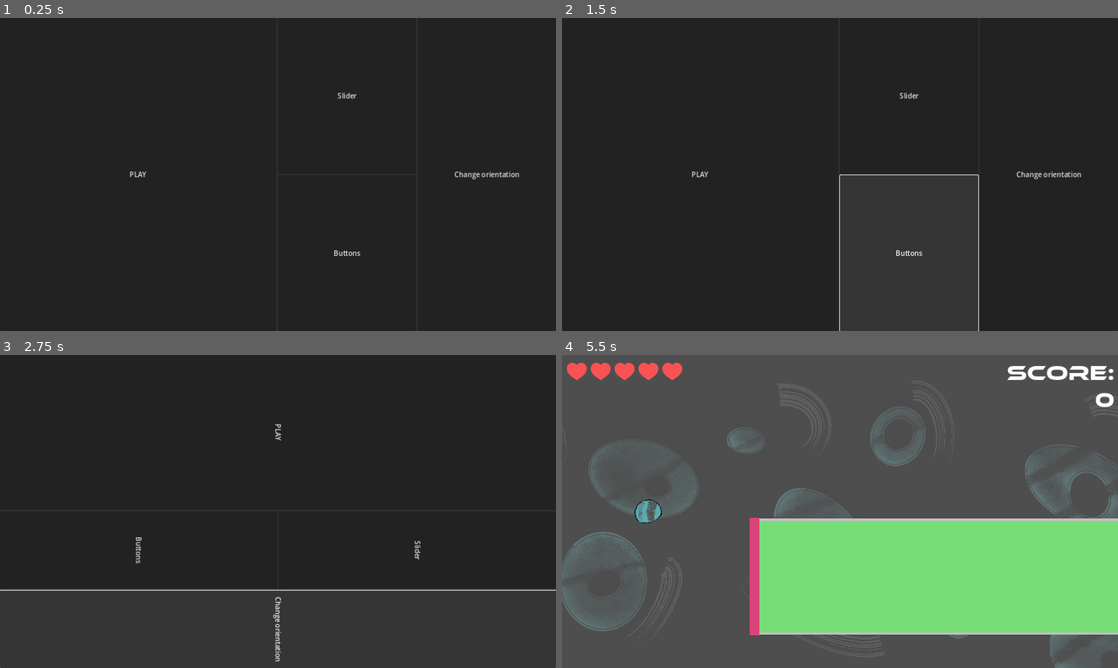
Above: before the commit, frames 1-4 (two rows, left to right).
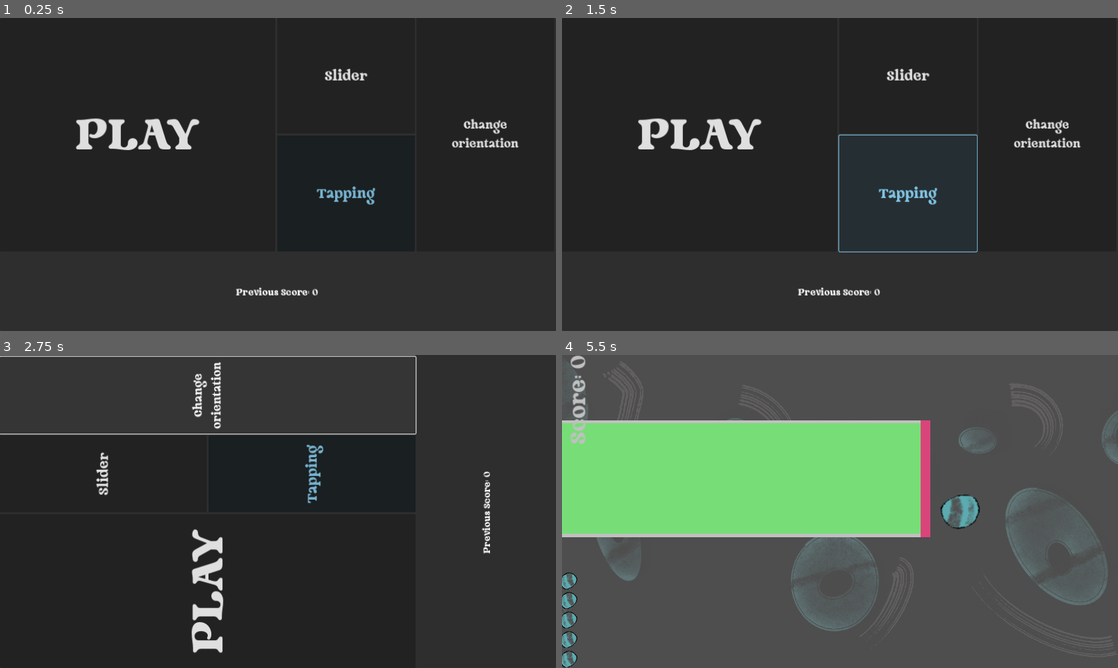
Above: after the commit, the same moments.

Repository: mauro-vb/mobile-game-project
Game: Godot game, scene res://scenes/ui/temp_menu.tscn
Two runs of this game, one before a commit and one after it. Both use one fixed random seed, a clock stepped at 60 frames per second and the inputs below.
Inputs (mouse positions are in pixels of both pictures, inside the frame that each line leads up to):
- Up to frame 1 (0.25 s): no input
- Up to frame 2 (1.5 s): click "Slider" at 0.5 s; click "Buttons" (after the commit: "Tapping") at 1.25 s
- Up to frame 3 (2.75 s): click "Change orientation" at 2 s
- Up to frame 4 (5.5 s): click "PLAY" at 2.75 s; move the mouse to (962, 495) at 3.52 s; hold Up (up) 3.53-4.28 s; move the mouse to (728, 527) at 4.27 s; hold Down (down) 4.28-5.03 s; move the mouse to (895, 442) at 5.02 s; hold Up (up) from 5.03 s (still down)

The runs differ from the first frame. In frame 1, 2.5% of the frame differs, in the area x 13-94%, y 16-89%; in frame 2, 3.0%; in frame 3, 3.7%; in frame 4, 50%, in the area x 0-100%, y 0-100%.

Commit message:
fixed up everything, pilot ready to be sent out

Diff:
--- a/project.godot
+++ b/project.godot
@@ -32,6 +32,10 @@
 
 project/assembly_name="MOB_Game"
 
+[gui]
+
+theme/custom_font="res://assets/fonts/SS Rainbow.otf"
+
 [input]
 
 up={
--- /dev/null
+++ b/scenes/consumables/consumable.tscn
@@ -0,0 +1,20 @@
+[gd_scene load_steps=4 format=3 uid="uid://c14k226kldf76"]
+
+[ext_resource type="Script" path="res://scripts/consumables/base_consumable.gd" id="1_2m27m"]
+[ext_resource type="Texture2D" uid="uid://c61jkqewx7lda" path="res://assets/sprites/output.png" id="2_6gncq"]
+
+[sub_resource type="CircleShape2D" id="CircleShape2D_d54db"]
+
+[node name="Consumable" type="Node2D" node_paths=PackedStringArray("area")]
+script = ExtResource("1_2m27m")
+area = NodePath("Area2D")
+base_speed = 7
+
+[node name="Area2D" type="Area2D" parent="."]
+
+[node name="CollisionShape2D" type="CollisionShape2D" parent="Area2D"]
+shape = SubResource("CircleShape2D_d54db")
+
+[node name="Sprite2D" type="Sprite2D" parent="."]
+rotation = -0.820305
+texture = ExtResource("2_6gncq")
--- a/scenes/main.tscn
+++ b/scenes/main.tscn
@@ -1,10 +1,11 @@
-[gd_scene load_steps=6 format=3 uid="uid://d372d30v65ab3"]
+[gd_scene load_steps=7 format=3 uid="uid://d372d30v65ab3"]
 
 [ext_resource type="Script" path="res://scripts/main.gd" id="1_dqbwn"]
 [ext_resource type="PackedScene" uid="uid://osjos5q8palv" path="res://scenes/player.tscn" id="1_g5a11"]
 [ext_resource type="PackedScene" uid="uid://b1fn3eh2q2f4t" path="res://scenes/ui/hud.tscn" id="3_ooqh2"]
 [ext_resource type="Script" path="res://scripts/obstacle_gen.gd" id="3_uqulu"]
 [ext_resource type="PackedScene" uid="uid://bayji16wyrmmi" path="res://scenes/parallax_background.tscn" id="5_fo8ab"]
+[ext_resource type="AudioStream" uid="uid://bon00hqqrqma0" path="res://assets/sound/temp_theme.mp3" id="6_ewrmh"]
 
 [node name="Main" type="Node2D"]
 script = ExtResource("1_dqbwn")
@@ -33,4 +34,8 @@
 
 [node name="ParallaxBackground" parent="." instance=ExtResource("5_fo8ab")]
 
+[node name="BgMusic" type="AudioStreamPlayer2D" parent="."]
+stream = ExtResource("6_ewrmh")
+autoplay = true
+
 [connection signal="timeout" from="ObstacleGen/Timer" to="ObstacleGen" method="_on_timer_timeout"]
--- a/scenes/player.tscn
+++ b/scenes/player.tscn
@@ -1,10 +1,12 @@
-[gd_scene load_steps=8 format=3 uid="uid://osjos5q8palv"]
+[gd_scene load_steps=10 format=3 uid="uid://osjos5q8palv"]
 
 [ext_resource type="Script" path="res://scripts/player.gd" id="1_bsgab"]
 [ext_resource type="Script" path="res://scripts/components/health_component.gd" id="1_inuh8"]
 [ext_resource type="Script" path="res://scripts/components/hitbox_component.gd" id="2_2tfcn"]
 [ext_resource type="Shader" path="res://shaders/flash.gdshader" id="2_wicmm"]
 [ext_resource type="Texture2D" uid="uid://c61jkqewx7lda" path="res://assets/sprites/output.png" id="5_hnqff"]
+[ext_resource type="AudioStream" uid="uid://cusx8d3mrorym" path="res://assets/sound/pinball.mp3" id="6_8b3r3"]
+[ext_resource type="AudioStream" uid="uid://cm6pjmsab4c2l" path="res://assets/sound/error.mp3" id="7_2h8hl"]
 
 [sub_resource type="RectangleShape2D" id="RectangleShape2D_0ewfx"]
 size = Vector2(30, 30)
@@ -21,21 +23,29 @@
 
 [node name="Health" type="Node2D" parent="."]
 script = ExtResource("1_inuh8")
-health = 10
+health = 5
 
 [node name="HitBox" type="Area2D" parent="." node_paths=PackedStringArray("health_component")]
 script = ExtResource("2_2tfcn")
 health_component = NodePath("../Health")
 
 [node name="CollisionShape2D" type="CollisionShape2D" parent="HitBox"]
+scale = Vector2(1.6, 1.6)
 shape = SubResource("RectangleShape2D_0ewfx")
 
 [node name="CollisionShape2D" type="CollisionShape2D" parent="."]
+scale = Vector2(1.6, 1.6)
 shape = SubResource("RectangleShape2D_0ewfx")
 
 [node name="TempSprite" type="Sprite2D" parent="."]
 material = SubResource("ShaderMaterial_uavc1")
-position = Vector2(-7.62939e-06, 7.62939e-06)
 rotation = 3.14159
-scale = Vector2(1.5875, 1.5875)
+scale = Vector2(2.275, 2.275)
 texture = ExtResource("5_hnqff")
+
+[node name="BounceSound" type="AudioStreamPlayer" parent="."]
+stream = ExtResource("6_8b3r3")
+volume_db = -7.0
+
+[node name="ErrorSound" type="AudioStreamPlayer2D" parent="."]
+stream = ExtResource("7_2h8hl")
--- a/scenes/spikes.tscn
+++ /dev/null
@@ -1,30 +0,0 @@
-[gd_scene load_steps=4 format=3 uid="uid://luug611wdw26"]
-
-[sub_resource type="GDScript" id="GDScript_2h8gf"]
-script/source = "extends Area2D
-class_name Spikes
-
-@export var damage = 1
-
-
-
-
-func _on_body_entered(body):
-	body.hurt()
-"
-
-[sub_resource type="CanvasTexture" id="CanvasTexture_vm1a8"]
-
-[sub_resource type="CapsuleShape2D" id="CapsuleShape2D_oi8rb"]
-
-[node name="Spikes" type="Area2D"]
-script = SubResource("GDScript_2h8gf")
-
-[node name="Sprite2D" type="Sprite2D" parent="."]
-scale = Vector2(20, 30)
-texture = SubResource("CanvasTexture_vm1a8")
-
-[node name="CollisionShape2D" type="CollisionShape2D" parent="."]
-shape = SubResource("CapsuleShape2D_oi8rb")
-
-[connection signal="body_entered" from="." to="." method="_on_body_entered"]
--- a/scenes/ui/hud.tscn
+++ b/scenes/ui/hud.tscn
@@ -1,9 +1,9 @@
 [gd_scene load_steps=5 format=3 uid="uid://b1fn3eh2q2f4t"]
 
-[ext_resource type="FontFile" uid="uid://s6bqa01kltrc" path="res://assets/ethnocentric rg.otf" id="1_6hppt"]
+[ext_resource type="Script" path="res://scripts/ui/hud.gd" id="1_p8no5"]
 [ext_resource type="Script" path="res://scripts/ui/score.gd" id="2_kmpmg"]
 [ext_resource type="Script" path="res://scripts/ui/health.gd" id="3_85hfi"]
-[ext_resource type="Texture2D" uid="uid://ba0b5omijrp0e" path="res://assets/icons/heart-full.png" id="4_5bpwf"]
+[ext_resource type="Texture2D" uid="uid://c0cpsc1xd2d72" path="res://assets/sprites/tmp_player.png" id="3_ljqg5"]
 
 [node name="Hud" type="Control"]
 layout_mode = 3
@@ -13,56 +13,55 @@
 grow_horizontal = 2
 grow_vertical = 2
 size_flags_horizontal = 4
+script = ExtResource("1_p8no5")
 
-[node name="Score" type="Label" parent="."]
-layout_mode = 1
-anchors_preset = 1
-anchor_left = 1.0
-anchor_right = 1.0
-offset_left = -320.0
-offset_top = 10.0
-offset_right = -8.0
-offset_bottom = 131.0
-grow_horizontal = 0
-theme_override_fonts/font = ExtResource("1_6hppt")
-theme_override_font_sizes/font_size = 48
-text = "Score:
-0"
-horizontal_alignment = 2
-script = ExtResource("2_kmpmg")
-metadata/_edit_group_ = true
+[node name="PanelContainer" type="PanelContainer" parent="."]
+self_modulate = Color(1, 1, 1, 0)
+layout_mode = 0
+offset_right = 1280.0
+offset_bottom = 720.0
 
-[node name="HeartContainer" type="HBoxContainer" parent="."]
-layout_mode = 1
-offset_left = 5.0
-offset_top = 10.0
-offset_right = 275.0
-offset_bottom = 60.0
+[node name="HealthScoreContainer" type="HBoxContainer" parent="PanelContainer"]
+layout_mode = 2
+
+[node name="HeartContainer" type="HBoxContainer" parent="PanelContainer/HealthScoreContainer"]
+layout_mode = 2
+size_flags_horizontal = 3
 theme_override_constants/separation = 5
 script = ExtResource("3_85hfi")
 metadata/_edit_group_ = true
 
-[node name="Heart1" type="TextureRect" parent="HeartContainer"]
+[node name="Heart1" type="TextureRect" parent="PanelContainer/HealthScoreContainer/HeartContainer"]
 layout_mode = 2
-texture = ExtResource("4_5bpwf")
+texture = ExtResource("3_ljqg5")
 stretch_mode = 2
 
-[node name="Heart2" type="TextureRect" parent="HeartContainer"]
+[node name="Heart2" type="TextureRect" parent="PanelContainer/HealthScoreContainer/HeartContainer"]
 layout_mode = 2
-texture = ExtResource("4_5bpwf")
+texture = ExtResource("3_ljqg5")
 stretch_mode = 2
 
-[node name="Heart3" type="TextureRect" parent="HeartContainer"]
+[node name="Heart3" type="TextureRect" parent="PanelContainer/HealthScoreContainer/HeartContainer"]
 layout_mode = 2
-texture = ExtResource("4_5bpwf")
+texture = ExtResource("3_ljqg5")
 stretch_mode = 2
 
-[node name="Heart4" type="TextureRect" parent="HeartContainer"]
+[node name="Heart4" type="TextureRect" parent="PanelContainer/HealthScoreContainer/HeartContainer"]
 layout_mode = 2
-texture = ExtResource("4_5bpwf")
+texture = ExtResource("3_ljqg5")
 stretch_mode = 2
 
-[node name="Heart5" type="TextureRect" parent="HeartContainer"]
+[node name="Heart5" type="TextureRect" parent="PanelContainer/HealthScoreContainer/HeartContainer"]
 layout_mode = 2
-texture = ExtResource("4_5bpwf")
+texture = ExtResource("3_ljqg5")
 stretch_mode = 2
+
+[node name="Score" type="Label" parent="PanelContainer/HealthScoreContainer"]
+modulate = Color(0.752941, 0.752941, 0.752941, 1)
+layout_mode = 2
+size_flags_vertical = 1
+theme_override_font_sizes/font_size = 48
+text = "Score: 0"
+horizontal_alignment = 2
+script = ExtResource("2_kmpmg")
+metadata/_edit_group_ = true
--- a/scenes/ui/slider.tscn
+++ b/scenes/ui/slider.tscn
@@ -2,22 +2,22 @@
 
 [ext_resource type="Script" path="res://scripts/ui/slider.gd" id="1_rual7"]
 [ext_resource type="Script" path="res://scripts/ui/slider_knob.gd" id="2_1rof0"]
+[ext_resource type="Texture2D" uid="uid://c61jkqewx7lda" path="res://assets/sprites/output.png" id="2_wln8j"]
 
 [sub_resource type="CanvasTexture" id="CanvasTexture_s8peq"]
-
-[sub_resource type="PlaceholderTexture2D" id="PlaceholderTexture2D_s7r0d"]
 
 [node name="Slider" type="Node2D"]
 script = ExtResource("1_rual7")
 
 [node name="Line" type="Sprite2D" parent="."]
+modulate = Color(0.752941, 0.752941, 0.752941, 1)
 scale = Vector2(3.3125, 270.988)
 texture = SubResource("CanvasTexture_s8peq")
 
 [node name="Knob" type="Sprite2D" parent="."]
-position = Vector2(1.90735e-06, 1.90735e-06)
-scale = Vector2(40.4375, 40.4375)
-texture = SubResource("PlaceholderTexture2D_s7r0d")
+rotation = 1.85005
+scale = Vector2(1.20786, 1.30944)
+texture = ExtResource("2_wln8j")
 script = ExtResource("2_1rof0")
 
 [node name="Button" type="Button" parent="."]
--- a/scenes/ui/temp_menu.tscn
+++ b/scenes/ui/temp_menu.tscn
@@ -16,32 +16,53 @@
 offset_right = 1280.0
 offset_bottom = 720.0
 
-[node name="HBoxContainer" type="HBoxContainer" parent="PanelContainer"]
+[node name="VBoxContainer" type="VBoxContainer" parent="PanelContainer"]
 layout_mode = 2
 
-[node name="Button" type="Button" parent="PanelContainer/HBoxContainer"]
+[node name="HBoxContainer" type="HBoxContainer" parent="PanelContainer/VBoxContainer"]
+layout_mode = 2
+size_flags_vertical = 3
+size_flags_stretch_ratio = 3.0
+
+[node name="Button" type="Button" parent="PanelContainer/VBoxContainer/HBoxContainer"]
 layout_mode = 2
 size_flags_horizontal = 3
 size_flags_stretch_ratio = 2.0
+theme_override_font_sizes/font_size = 100
 text = "PLAY
 "
 
-[node name="VBoxContainer" type="VBoxContainer" parent="PanelContainer/HBoxContainer"]
+[node name="VBoxContainer" type="VBoxContainer" parent="PanelContainer/VBoxContainer/HBoxContainer"]
 layout_mode = 2
 size_flags_horizontal = 3
 
-[node name="Button" type="Button" parent="PanelContainer/HBoxContainer/VBoxContainer"]
+[node name="Button" type="Button" parent="PanelContainer/VBoxContainer/HBoxContainer/VBoxContainer"]
 layout_mode = 2
 size_flags_vertical = 3
+theme_override_font_sizes/font_size = 30
 text = "Slider"
 
-[node name="Button2" type="Button" parent="PanelContainer/HBoxContainer/VBoxContainer"]
+[node name="Button2" type="Button" parent="PanelContainer/VBoxContainer/HBoxContainer/VBoxContainer"]
 layout_mode = 2
 size_flags_vertical = 3
-text = "Buttons"
+theme_override_font_sizes/font_size = 30
+text = "Tapping
+"
 
-[node name="OrientationButton" type="Button" parent="PanelContainer/HBoxContainer"]
+[node name="OrientationButton" type="Button" parent="PanelContainer/VBoxContainer/HBoxContainer"]
 layout_mode = 2
 size_flags_horizontal = 3
-text = "Change orientation
+theme_override_font_sizes/font_size = 25
+text = "Change
+orientation
 "
+
+[node name="VBoxContainer2" type="VBoxContainer" parent="PanelContainer/VBoxContainer/HBoxContainer"]
+layout_mode = 2
+
+[node name="Label" type="Label" parent="PanelContainer/VBoxContainer"]
+layout_mode = 2
+size_flags_vertical = 6
+theme_override_font_sizes/font_size = 20
+horizontal_alignment = 1
+vertical_alignment = 1
--- a/scripts/components/health_component.gd
+++ b/scripts/components/health_component.gd
@@ -9,13 +9,15 @@
 		if health <= 0:
 			health_depleted.emit()
 
-var max_health = health
+@onready var max_health = health
 
 func damage(damage_amount:int):
 	health -= damage_amount
 
 func heal(healing_amount:int):
 	health += healing_amount
+	if health > max_health:
+		health = max_health
 
 # create signals
 signal health_changed
--- a/scripts/consumables/base_consumable.gd
+++ b/scripts/consumables/base_consumable.gd
@@ -7,8 +7,6 @@
 
 var speed
 var time_passed := 0.0
-
-signal consumed
 
 func _ready():
 	speed = base_speed
@@ -21,4 +19,5 @@
 
 func consume(body):
 	if body is Player:
-		consumed.emit()
+		body.health.heal(1)
+		queue_free()
--- /dev/null
+++ b/scripts/consumables/consumable_sprite.gd
@@ -0,0 +1,7 @@
+extends Sprite2D
+
+var color_tween = create_tween()
+
+# Called when the node enters the scene tree for the first time.
+func _ready():
+	rotation_degrees = randi()
--- a/scripts/consumables/slow_down_consumable.gd
+++ b/scripts/consumables/slow_down_consumable.gd
@@ -2,7 +2,6 @@
 
 func consume(body):
 	if body is Player:
-		consumed.emit()
 		body.flash("purple",.2,5)
 		for platform in get_tree().get_nodes_in_group("platforms"):
 			platform.speed = platform.base_speed / 3
--- a/scripts/game_parameters.gd
+++ b/scripts/game_parameters.gd
@@ -5,8 +5,10 @@
 
 const WINDOW_WIDTH = 1280.0
 
-const PLAYER_SIZE = 30
+const PLAYER_SIZE = 45
 
 var orientation = 0 # landscape 0 portrait 1
 
 var CONTROLS_TYPE = "buttons"
+
+var LastScore := 0
--- a/scripts/main.gd
+++ b/scripts/main.gd
@@ -1,13 +1,19 @@
 extends Node2D
 
 @onready var player = $Player
+var slider_y_pos = 150
 # Called when the node enters the scene tree for the first time.
 func _ready():
 	player.health.health_depleted.connect(game_over)
+	if GameParameters.orientation == 1:
+		rotation_degrees = 180
+		position = Vector2(GameParameters.WINDOW_WIDTH, GameParameters.WINDOW_HEIGHT)
 	if GameParameters.CONTROLS_TYPE == "slider":
 		var slider = preload("res://scenes/ui/slider.tscn").instantiate()
 		slider.scale = Vector2(2,2)
-		slider.global_position = Vector2(GameParameters.WINDOW_WIDTH - 120, GameParameters.WINDOW_HEIGHT / 2)
+		slider.global_position = Vector2(GameParameters.WINDOW_WIDTH - slider_y_pos, GameParameters.WINDOW_HEIGHT / 2)
+		if GameParameters.orientation == 1:
+			slider.global_position = Vector2(slider_y_pos, GameParameters.WINDOW_HEIGHT / 2)
 		add_child(slider)
 		player.slider = slider
 	if GameParameters.CONTROLS_TYPE == "buttons":
--- a/scripts/obstacle_gen.gd
+++ b/scripts/obstacle_gen.gd
@@ -9,7 +9,9 @@
 					"big_healthy":preload("res://scenes/obstacles/big_healthy_platform.tscn")
 					}
 
-var consumable_dict:= {"test":preload("res://scenes/consumables/slow_down_consumable.tscn")}
+var consumable_dict:= {"test":preload("res://scenes/consumables/slow_down_consumable.tscn"),
+						"health":preload("res://scenes/consumables/consumable.tscn")
+						}
 
 
 func _ready():
@@ -35,11 +37,15 @@
 	add_child(obstacle)
 
 func spawn_consumable(consumable_name, y = 300, x_displacement=0):
+
 	var consumable = consumable_dict[consumable_name].instantiate()
-	consumable.position = Vector2(SPAWN_LINE_X+x_displacement, y)
+	consumable.position = Vector2(SPAWN_LINE_X+x_displacement, randi_range(200, 500))
+	consumable.rotation_degrees = randi()
 	add_child(consumable)
 
 func _on_timer_timeout():
+	if randf() > .92:
+		spawn_consumable("health")
 	var rand = randf()
 	if rand >= .75:
 		spawn_obstacle("big_healthy")
--- a/scripts/obstacles/spiked_platform.gd
+++ b/scripts/obstacles/spiked_platform.gd
@@ -45,8 +45,8 @@
 	sprite.material.set_shader_parameter("color", Color("Red"))
 	flash_tween.tween_method(set_flash_state, 0,1,.2)
 	if body is Player:
-		body.velocity.y = 0
-		body.health.damage(1)
+		body.error_sound.play()
+		body.hurt()
 		speed = base_speed/2
 		await get_tree().create_timer(.2).timeout
 		queue_free()
@@ -55,6 +55,8 @@
 	if bounceable:
 		if body is Player:
 			body.bounce()
+			if not body.error_sound.playing:
+				body.block_sound.play()
 			bounce_area.damage(body.damage)
 			body.in_obstacle_area = true
 			body.velocity.y += spring_force if body.velocity.y > 0 else -spring_force
--- a/scripts/parallax_background.gd
+++ b/scripts/parallax_background.gd
@@ -3,4 +3,7 @@
 @export var speed := 100
 
 func _process(delta):
-	scroll_offset.x -= speed * delta
+	if GameParameters.orientation == 0:
+		scroll_offset.x -= speed * delta
+	else:
+		scroll_offset.x += speed * delta
--- a/scripts/player.gd
+++ b/scripts/player.gd
@@ -10,7 +10,8 @@
 
 var set_flash_state = func(v): sprite.material.set_shader_parameter("flashState", v)
 
-
+@onready var block_sound = $BounceSound
+@onready var error_sound = $ErrorSound
 @onready var sprite = $TempSprite
 
 var slider
@@ -19,25 +20,29 @@
 @export var health : HealthComponent
 
 func _ready() -> void:
-	position.y = 360
+	position.x = 2*(GameParameters.WINDOW_WIDTH / 7)
+	position.y = GameParameters.WINDOW_HEIGHT / 2
 	add_to_group("player")
 
 func wants_move_up() -> bool:
 	if slider:
 		return slider.smooth_control_up(position.y)
 	elif buttons:
-		return buttons.up_pressing
+		return buttons.up_pressing if GameParameters.orientation == 0 else buttons.down_pressing
 	return Input.is_action_pressed("up")
 
 func wants_move_down() -> bool:
 	if slider:
 		return slider.smooth_control_down(position.y)
 	elif buttons:
-		return buttons.down_pressing
+		return buttons.down_pressing if GameParameters.orientation == 0 else buttons.up_pressing
 	return Input.is_action_pressed("down")
 
 func hurt() -> void:
 	self.velocity.y = 0
+	health.damage(1)
+	flash(Color(1,1,1,.35), .3,2)
+
 
 func _process(_delta) -> void:
 	if velocity.y > 0:
@@ -47,7 +52,6 @@
 
 func _physics_process(_delta) -> void:
 	velocity.x = 0
-	position.x = 200
 	velocity.y = MAX_SPEED if velocity.y > MAX_SPEED else velocity.y
 	var decelerate = func(): velocity.y = lerp(velocity.y, 0.0, .07) # Lambda function to decelerate
 	# Get the input direction and handle the movement/deceleration.
@@ -84,11 +88,12 @@
 	flash_tween.tween_method(set_flash_state, 0,1,duration/2)
 	flash_tween.tween_method(set_flash_state, 1,0,duration/2)
 
+
 func bounce() -> void:
 	var animation_tween = create_tween()
 	var animation_length := .1
-	animation_tween.tween_property(sprite, "scale:x", 3.0, animation_length/2)
+	animation_tween.tween_property(sprite, "scale:x", 3.6, animation_length/2)
 	animation_tween.parallel().tween_property(sprite, "scale:y", .5, animation_length/2)
 
-	animation_tween.tween_property(sprite, "scale:x", 1.587, animation_length/2)
-	animation_tween.parallel().tween_property(sprite, "scale:y", 1.587, animation_length/2)
+	animation_tween.tween_property(sprite, "scale:x", 2.275, animation_length/2)
+	animation_tween.parallel().tween_property(sprite, "scale:y", 2.275, animation_length/2)
--- a/scripts/ui/health.gd
+++ b/scripts/ui/health.gd
@@ -1,16 +1,17 @@
 extends HBoxContainer
 
-enum MODES {simple, empty, partial}
+#enum MODES {simple, empty, partial}
 
 var heart_full = preload("res://assets/icons/heart-full.png")
 var heart_empty = preload("res://assets/icons/heart-broken.png")
 var heart_half = preload("res://assets/icons/heart-half.png")
+var player_health = preload("res://assets/sprites/tmp_player.png")
 @onready var player = get_tree().get_nodes_in_group("player")[0]
 
 func _ready():
 	player.health.health_changed.connect(update_health)
 
-func update_health():
+func update_health_():
 	var value = player.health.health
 	for i in get_child_count():
 		if value > i * 2 + 1:
@@ -19,3 +20,12 @@
 			get_child(i).texture = heart_half
 		else:
 			get_child(i).texture = heart_empty
+
+func update_health():
+	var value = player.health.health
+	for i in range(get_child_count()):
+		if value > i:
+			get_child(i).texture = player_health
+			get_child(i).modulate = Color(1, 1, 1, 1)  # Fully opaque (normal color)
+		else:
+			get_child(i).modulate = Color(135 / 255.0, 135 / 255.0, 135 / 255.0, 0.6)
--- /dev/null
+++ b/scripts/ui/hud.gd
@@ -0,0 +1,15 @@
+extends Control
+
+@onready var container = $PanelContainer
+var WIDTH = GameParameters.WINDOW_WIDTH
+var HEIGHT = GameParameters.WINDOW_HEIGHT
+
+func _ready():
+	if GameParameters.orientation == 1:
+		container.rotation_degrees = 90
+		container.size = Vector2(HEIGHT, WIDTH)
+		container.position.x = GameParameters.WINDOW_WIDTH
+	elif GameParameters.orientation == 0:
+		container.rotation_degrees = 0
+		container.size = Vector2(WIDTH, HEIGHT)
+		container.position.x = 0
--- a/scripts/ui/score.gd
+++ b/scripts/ui/score.gd
@@ -1,6 +1,11 @@
 extends Label
 
-var score = 0
+var score = 0:
+	set(value):
+		text = "Score: %s " % value
+		GameParameters.LastScore = score
+		score = value
+
 
 func _process(_delta):
 	for platform in get_tree().get_nodes_in_group("platforms"):
@@ -11,11 +16,9 @@
 
 func _increase_score(points):
 	score += points
-	text = "Score:\n%s" % score
 
 func _decrease_score(points):
 	if points > score:
 		score = 0
 	else:
 		score -= points
-	text = "Score:\n%s" % score
--- a/scripts/ui/slider.gd
+++ b/scripts/ui/slider.gd
@@ -25,7 +25,7 @@
 func _ready():
 	joystick_moved.connect(moved)
 
-func _process(delta): #######
+func _process(delta):
 	inactivity_timer += delta
 	# Adjust transparency based on pressing state
 	if knob.pressing:
@@ -39,7 +39,8 @@
 
 
 func normalize_player_y(player_y: float) -> float:
-	return (player_y - (GameParameters.WINDOW_HEIGHT / 2)) / (GameParameters.WINDOW_HEIGHT / 2)
+	var y = (player_y - (GameParameters.WINDOW_HEIGHT / 2)) / (GameParameters.WINDOW_HEIGHT / 2)
+	return y if GameParameters.orientation == 0 else -y
 
 
 func smooth_control_(player_y: float, direction: int) -> bool: ## WITH DIRECTION BUT LESS SMOOTH
@@ -63,7 +64,7 @@
 		return false
 
 func smooth_control(player_y: float, direction: int) -> bool:
-	p_y = player_y
+	p_y = player_y if GameParameters.orientation == 0 else GameParameters.WINDOW_HEIGHT - player_y
 	if knob.pressing:
 		var normalized_player_y = normalize_player_y(player_y)
 		var max_up = y_val <= -.95
--- a/scripts/ui/temp_menu.gd
+++ b/scripts/ui/temp_menu.gd
@@ -1,24 +1,46 @@
 extends Control
 
-@onready var play = $PanelContainer/HBoxContainer/Button
-@onready var slider = $PanelContainer/HBoxContainer/VBoxContainer/Button
-@onready var buttons = $PanelContainer/HBoxContainer/VBoxContainer/Button2
-@onready var orientation = $PanelContainer/HBoxContainer/OrientationButton
+@onready var play = $PanelContainer/VBoxContainer/HBoxContainer/Button
+@onready var slider = $PanelContainer/VBoxContainer/HBoxContainer/VBoxContainer/Button
+@onready var buttons = $PanelContainer/VBoxContainer/HBoxContainer/VBoxContainer/Button2
+@onready var orientation = $PanelContainer/VBoxContainer/HBoxContainer/OrientationButton
 
 @onready var container = $PanelContainer
-
+@onready var score_label = $PanelContainer/VBoxContainer/Label
 func _ready():
 	buttons.pressed.connect(set_buttons)
 	slider.pressed.connect(set_slider)
 	play.pressed.connect(start_game)
 
+	score_label.text = "Previous Score: %s " % GameParameters.LastScore
+
 	orientation.pressed.connect(change_orientation)
+	if GameParameters.CONTROLS_TYPE == "buttons":
+		buttons.self_modulate = Color("#89CFF0")
+	if GameParameters.CONTROLS_TYPE == "slider":
+		slider.self_modulate = Color("#89CFF0")
+
+	if GameParameters.orientation == 0:
+		pass
+		container.rotation_degrees = 0
+		container.size = Vector2(GameParameters.WINDOW_WIDTH, GameParameters.WINDOW_HEIGHT)
+		container.position = Vector2(0,0)
+
+	elif GameParameters.orientation == 1:
+		container.rotation_degrees = -90
+		container.size = Vector2(GameParameters.WINDOW_HEIGHT, GameParameters.WINDOW_WIDTH)
+		container.position.y = GameParameters.WINDOW_HEIGHT
 
 func set_buttons():
 	GameParameters.CONTROLS_TYPE = "buttons"
+	buttons.self_modulate = Color("#89CFF0")
+	slider.self_modulate = Color("white")
 
 func set_slider():
 	GameParameters.CONTROLS_TYPE = "slider"
+	slider.self_modulate = Color("#89CFF0")
+	buttons.self_modulate = Color("white")
+
 
 func start_game():
 	get_tree().change_scene_to_file("res://scenes/main.tscn")
@@ -26,11 +48,11 @@
 func change_orientation() -> void:
 	if GameParameters.orientation == 0:
 		GameParameters.orientation = 1
-		container.rotation_degrees = 90
+		container.rotation_degrees = -90
 		container.size = Vector2(container.size[1], container.size[0])
-		container.position.x = GameParameters.WINDOW_WIDTH
+		container.position.y = GameParameters.WINDOW_HEIGHT
 	elif GameParameters.orientation == 1:
 		GameParameters.orientation = 0
 		container.rotation_degrees = 0
 		container.size = Vector2(container.size[1], container.size[0])
-		container.position.x = 0
+		container.position = Vector2(0,0)
Not shown, removed: assets/ethnocentric rg.otf.import
Binary file added: assets/fonts/SS Rainbow.otf
Not shown, added: assets/fonts/SS Rainbow.otf.import
Renamed: assets/ethnocentric rg.otf -> assets/fonts/ethnocentric rg.otf
Not shown, added: assets/fonts/ethnocentric rg.otf.import
Not shown, added: assets/sound/error.mp3.import
Not shown, added: assets/sound/pinball.mp3.import
Not shown, added: assets/sound/temp_theme.mp3.import
Not shown, added: MOB_pilot_updated.apk
Not shown, added: MOB_pilot_updated.apk.idsig
Not shown, added: assets/sound/error.mp3
Not shown, added: assets/sound/pinball.mp3
(and 1 more such lines)
